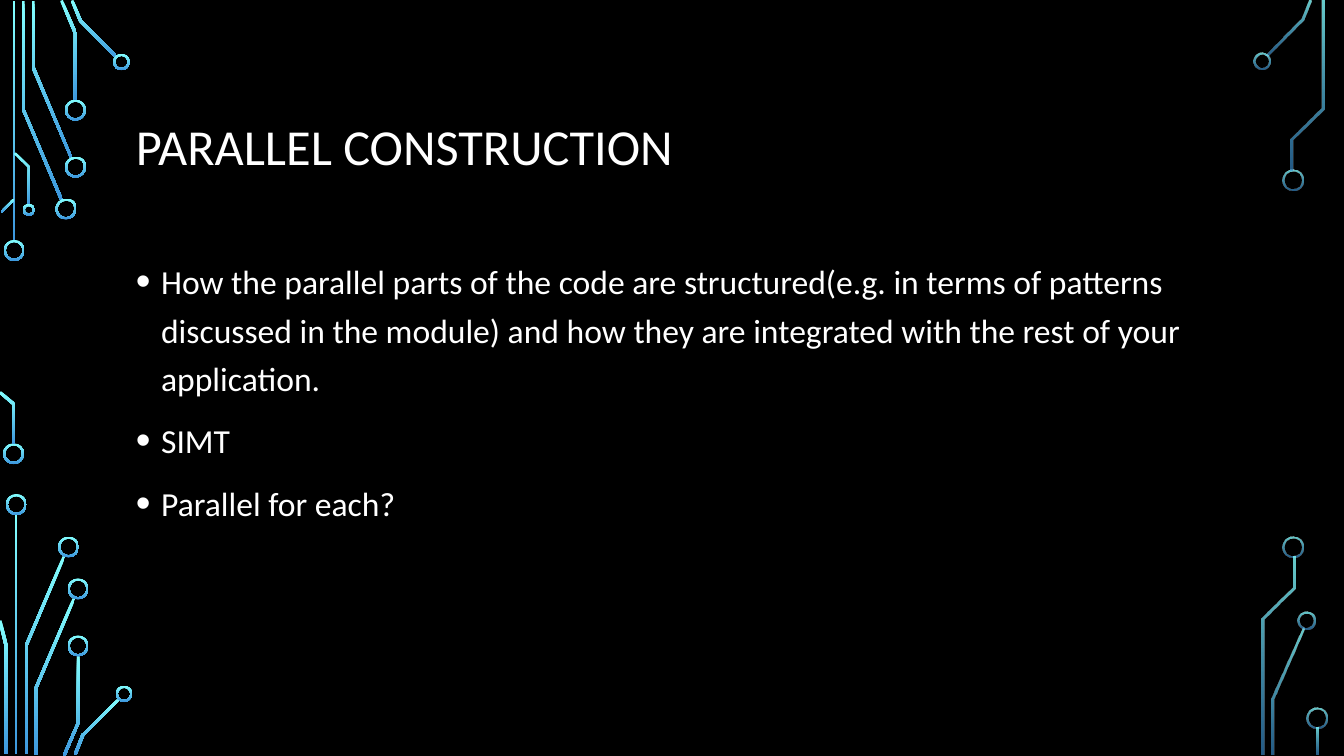
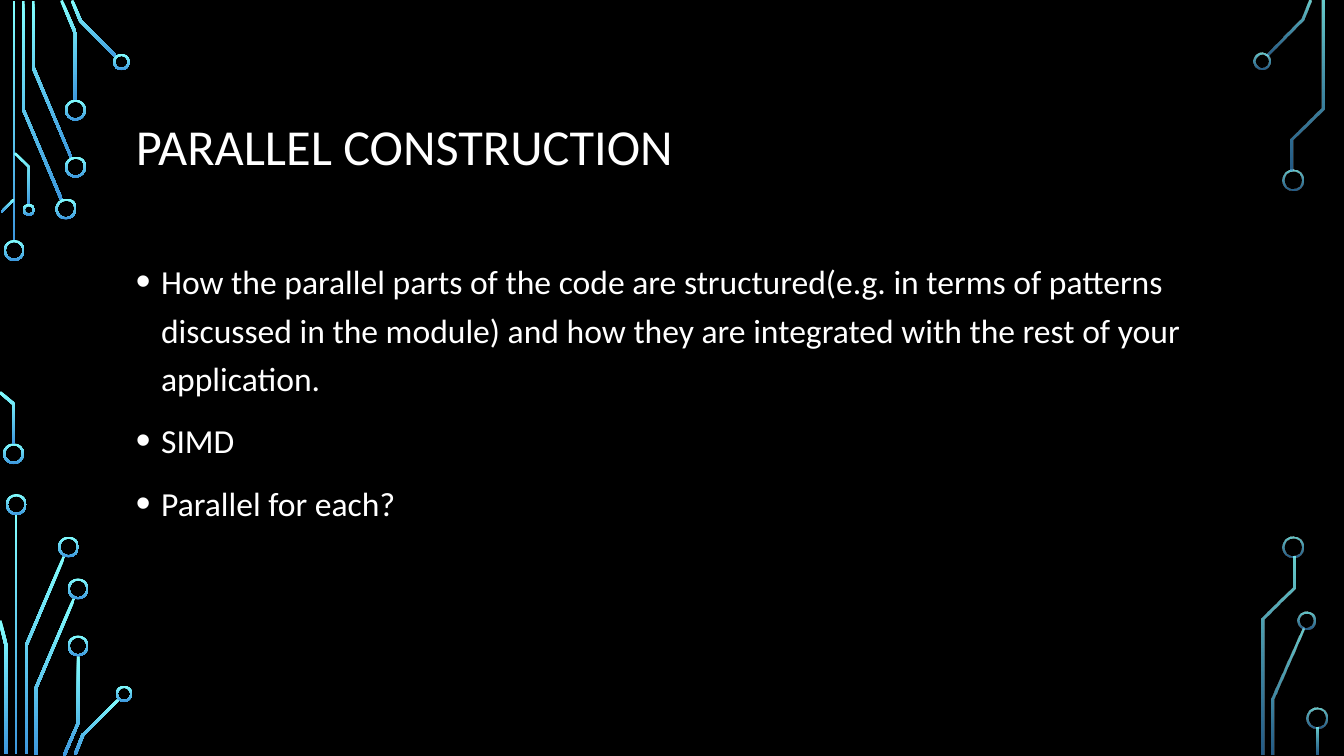
Before and after one commit to Shorte240/DSaA-Submission, a slide deck: slide 4 of CMP202 Assessment.pptx. Drawn at 1344x756 pixels with LibreOffice and Linux fonts; fonts in the diff are those of the drawing; background and template pictures are left out. Boxes give left, top, right and bottom in pixels: in the first picture for what was removed or moved away, otherwise in the second. Text is boxed around its words. In the diff, an @@ line names an element or a change of style, - is before the commit and + after.

Commit message:
Updated .ppt

```diff
--- a/CMP202 Assessment.pptx
+++ b/CMP202 Assessment.pptx
@@ text at bbox=[161, 431, 234, 454]: text changed @@
-• SIMT
+• SIMD
```
